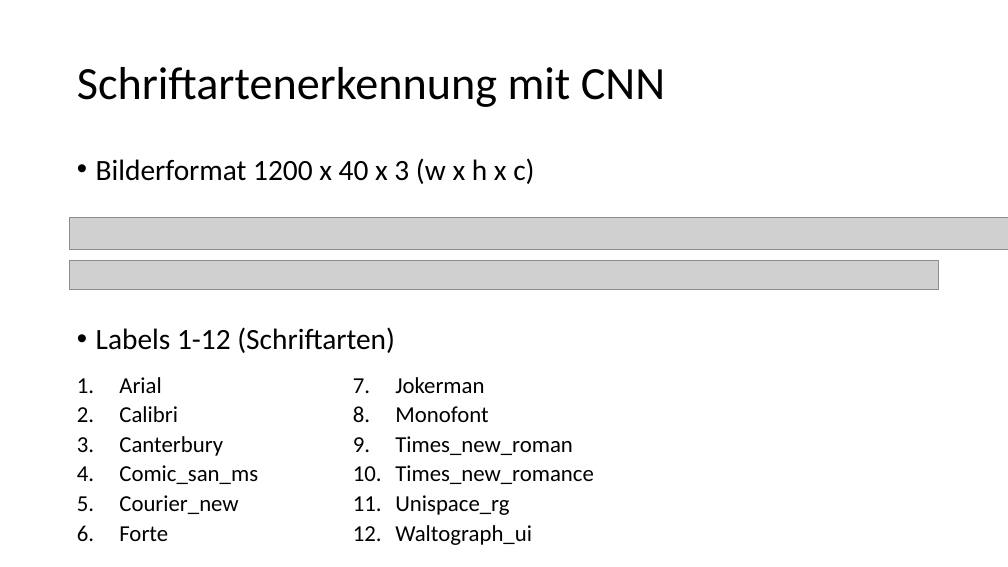
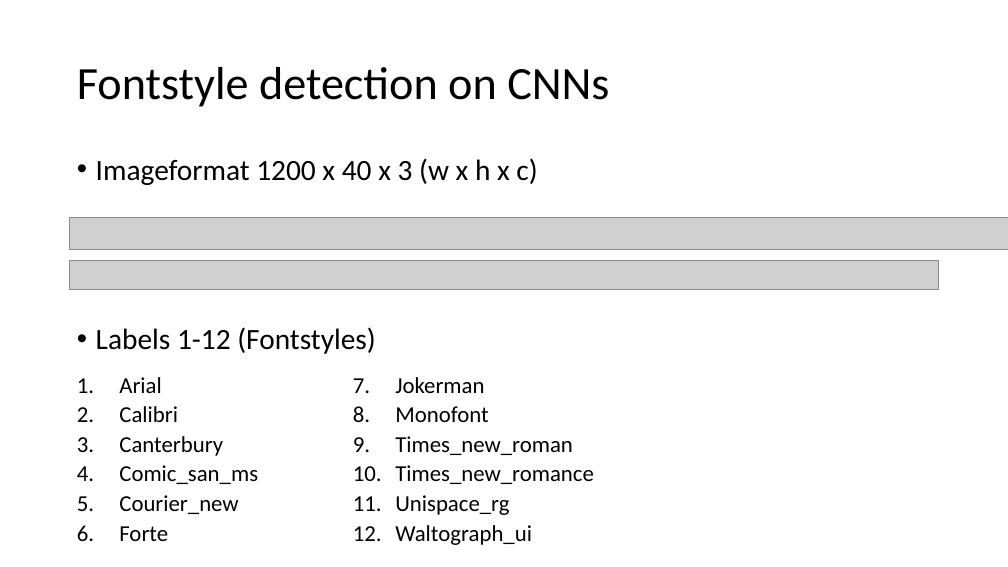
Before and after one commit to alex-ta/Fontinator, a slide deck: slide 3 of NeuronalNet/Alex/Schriftartenerkennung mit CNN.pptx (slide 2 before the commit). Drawn at 1008x567 pixels with LibreOffice and Linux fonts; fonts in the diff are those of the drawing; grey boxes stand for pictures. Boxes give left, top, right and bottom in pixels: in the first picture for what was removed or moved away, otherwise in the second. Text is boxed around its words. In the diff, an @@ line names an element or a change of style, - is before the commit and + after.

```diff
--- a/NeuronalNet/Alex/Schriftartenerkennung mit CNN.pptx
+++ b/NeuronalNet/Alex/Schriftartenerkennung mit CNN.pptx
@@ title at (x1=77, y1=67, x2=609, y2=107): text changed @@
-Schriftartenerkennung mit CNN
+Fontstyle detection on CNNs
@@ text at (x1=96, y1=158, x2=537, y2=354): text changed @@
-• Bilderformat 1200 x 40 x 3 (w x h x c)
-• Labels 1-12 (Schriftarten)
+• Imageformat 1200 x 40 x 3 (w x h x c)
+• Labels 1-12 (Fontstyles)
```
Also in this commit, not shown: 5 other slides changed, 3 slides added, 2 slides removed, 1 other file.
